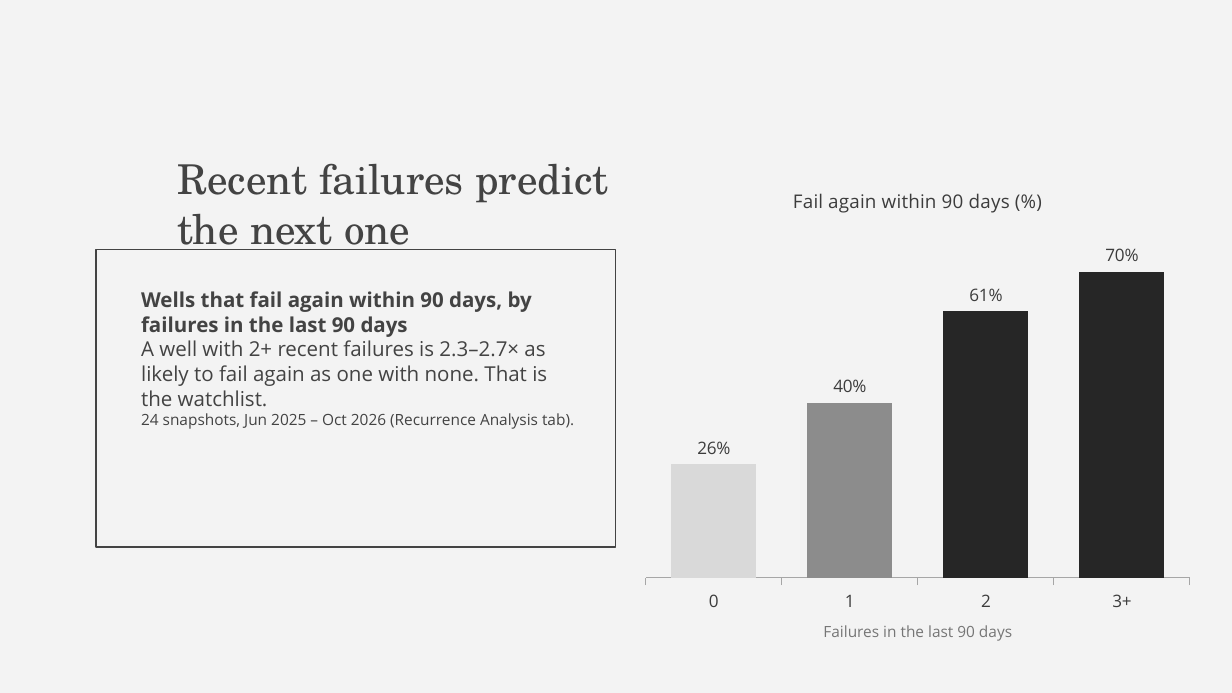
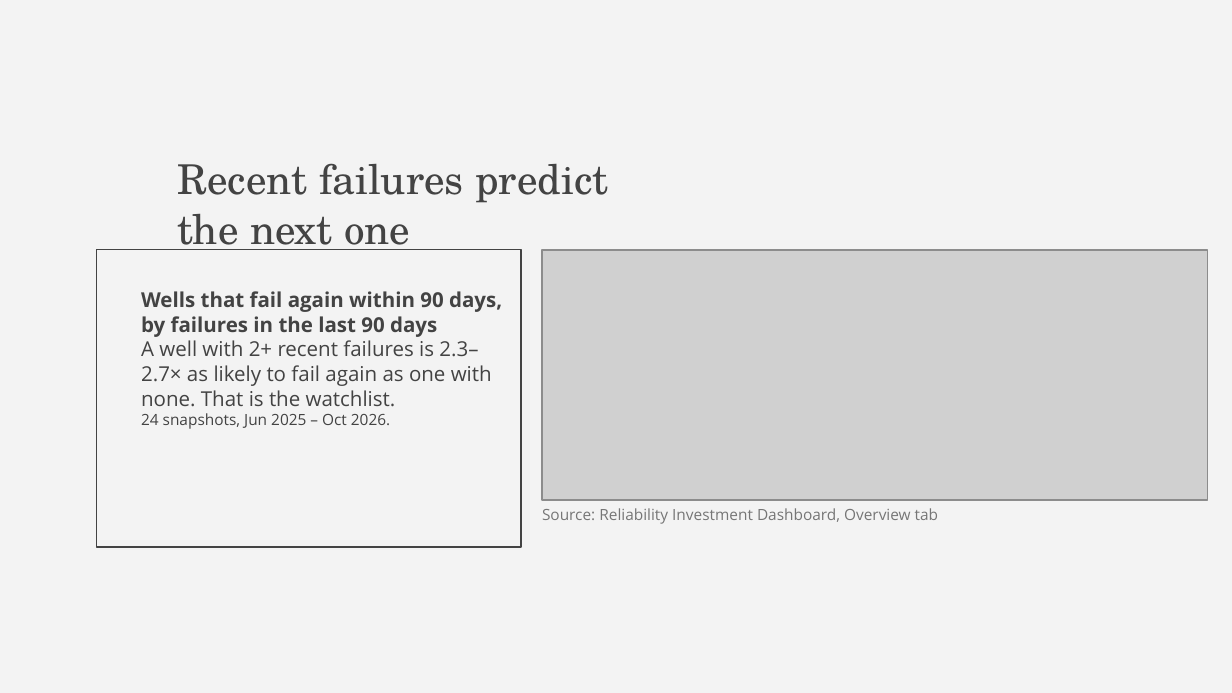
Before and after one commit to Angie629/dsmlc2026, a slide deck: slide 11 of docs/Bad Actors - DSMLC Datathon 2026.pptx. Drawn at 1232x693 pixels with LibreOffice and Linux fonts; fonts in the diff are those of the drawing; grey boxes stand for pictures. Boxes give left, top, right and bottom in pixels: in the first picture for what was removed or moved away, otherwise in the second. Text is boxed around its words. In the diff, an @@ line names an element or a change of style, - is before the commit and + after.

Commit message:
updated the screenshots for the dashboard and slides

```diff
--- a/docs/Bad Actors - DSMLC Datathon 2026.pptx
+++ b/docs/Bad Actors - DSMLC Datathon 2026.pptx
@@ column chart removed at (x1=634, y1=166, x2=1201, y2=622) @@
-title "Fail again within 90 days (%)"
-categories: 0, 1, 2, 3+
-Series 1: 26, 40, 61, 70
@@ rectangle resized from (x1=96, y1=250, x2=616, y2=548) to (x1=96, y1=250, x2=521, y2=548) @@
@@ picture added at (x1=542, y1=250, x2=1207, y2=500) @@
@@ text at (x1=141, y1=413, x2=390, y2=429): text changed @@
-24 snapshots, Jun 2025 – Oct 2026 (Recurrence Analysis tab).
+24 snapshots, Jun 2025 – Oct 2026.
@@ text added at (x1=542, y1=508, x2=938, y2=524), 9 pt, text #767676 @@
+Source: Reliability Investment Dashboard, Overview tab
@@ text removed at (x1=823, y1=625, x2=1012, y2=641) @@
-Failures in the last 90 days
```
Also in this commit, not shown: 6 other slides changed, 14 other files.
